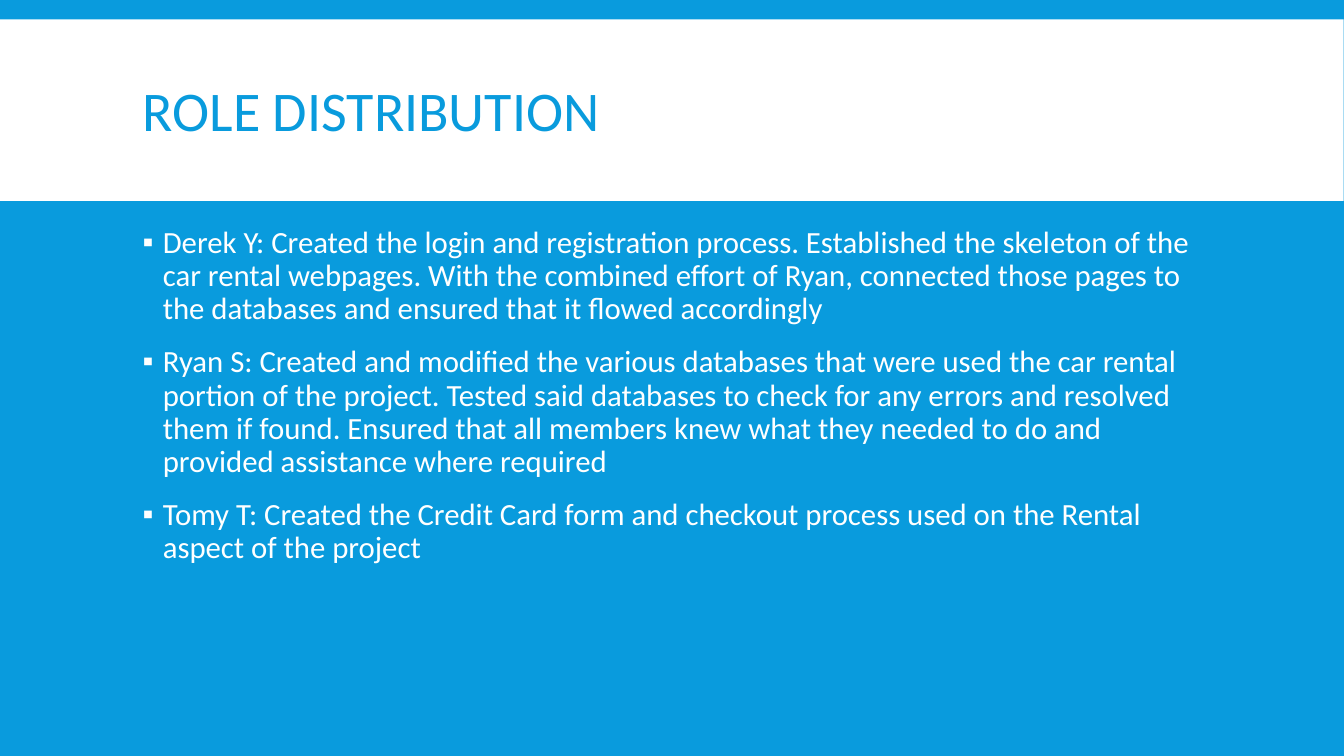
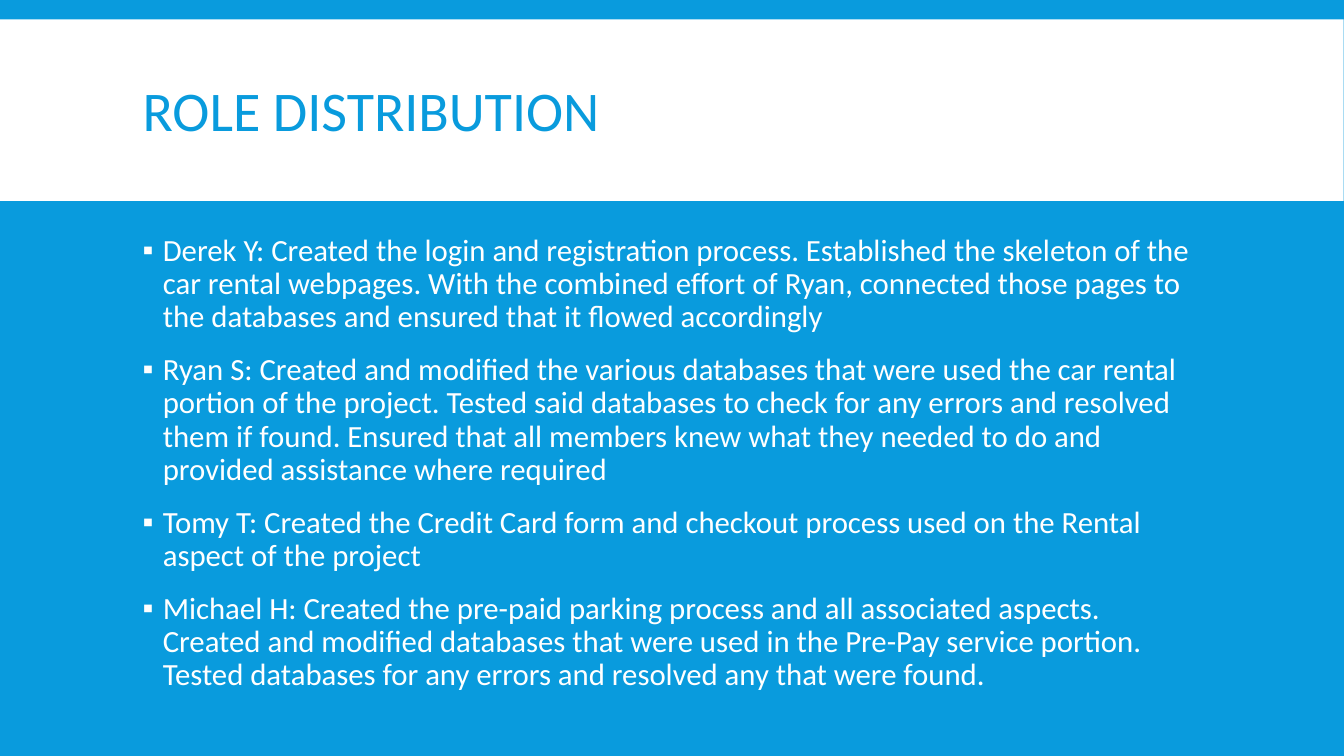
Before and after one commit to WebProgrammingTeam3/Project-4, a slide deck: slide 13 of Project04.pptx. Drawn at 1344x756 pixels with LibreOffice and Linux fonts; fonts in the diff are those of the drawing. Boxes give left, top, right and bottom in pixels: in the first picture for what was removed or moved away, otherwise in the second. Text is boxed around its words. In the diff, an @@ line names an element or a change of style, - is before the commit and + after.

```diff
--- a/Project04.pptx
+++ b/Project04.pptx
@@ text "Derek Y: Created the login ...": place and size @@
-text "Derek Y: Created the login ..." at [163, 231, 1189, 564]
+text "Derek Y: Created the login ..." at [163, 239, 1189, 690]
@@ text at [163, 597, 1141, 690]: paragraph added @@
+▪ Michael H: Created the pre-paid parking process and all associated aspects. Created and modified databases that were used in the Pre-Pay service portion. Tested databases for any errors and resolved any that were found.
```
Also in this commit, not shown: 1 other slide changed.
